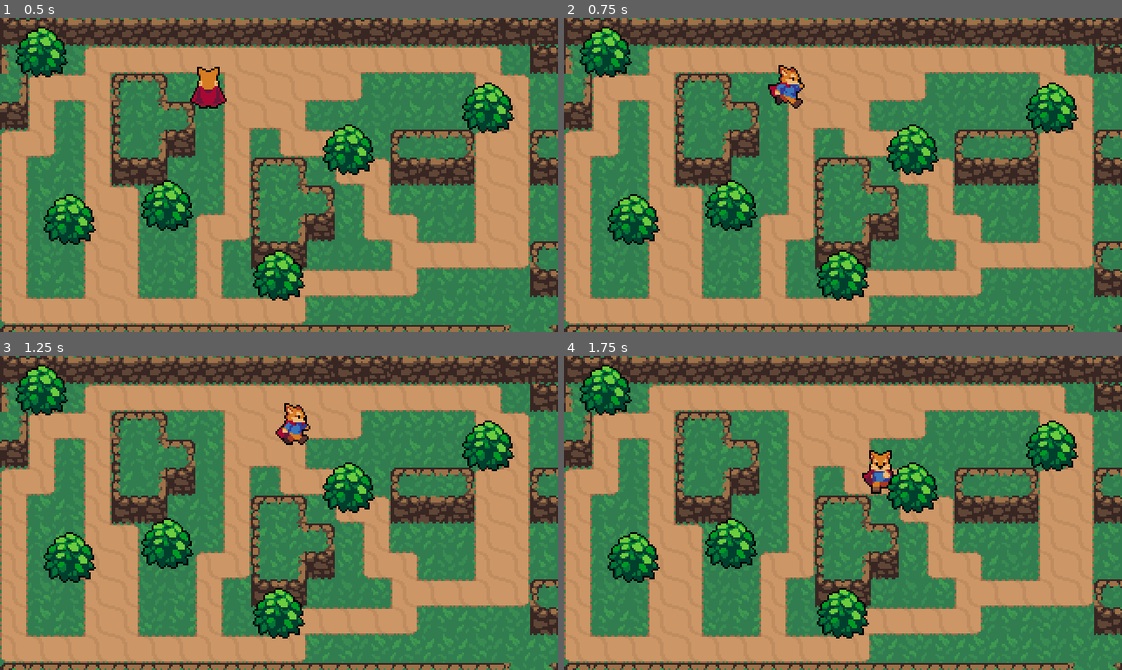
Above: before the commit, frames 1-4 (two rows, left to right).
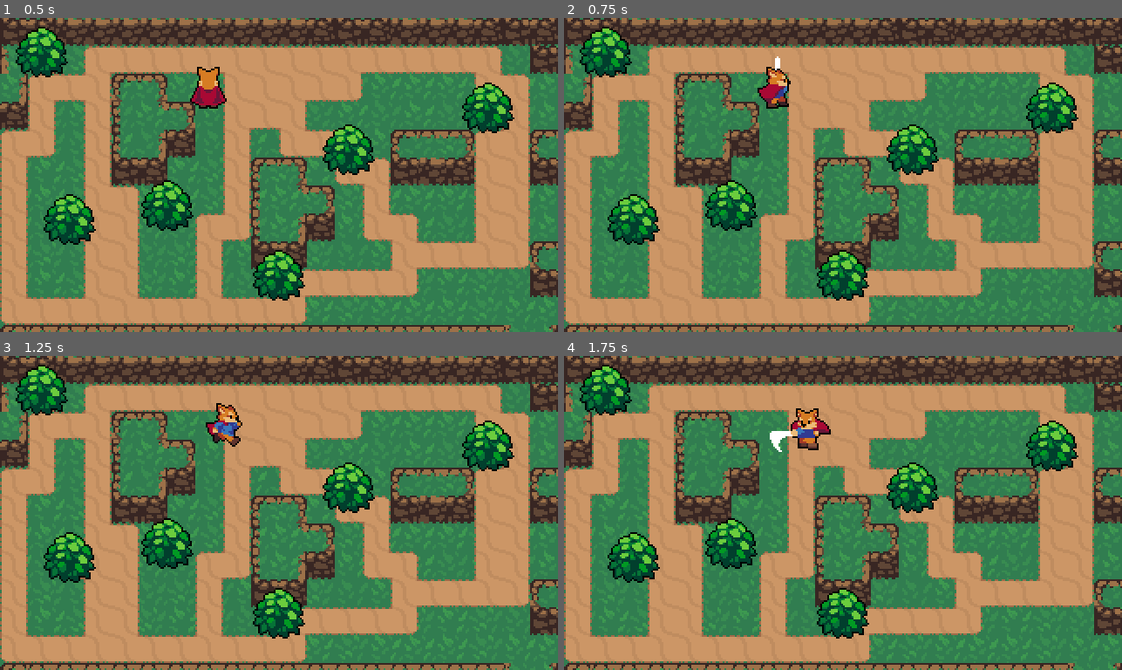
Above: after the commit, the same moments.

Repository: Racrux/my-first-rpg
Game: Godot game, scene res://World/world.tscn
Same seed, same stepped clock (60 frames per second), same inputs: the game is played once before the commit and once after it.
Inputs:
- Up to frame 1 (0.5 s): no input
- Up to frame 2 (0.75 s): tap Enter at 0.5 s; hold Right (ui_right) from 0.53 s (still down); tap Space (attack, bound only after the commit) at 0.6 s
- Up to frame 3 (1.25 s): keep holding Right (ui_right)
- Up to frame 4 (1.75 s): release Right (ui_right) at 1.28 s; hold Down (ui_down) from 1.28 s (still down); tap Space (attack, bound only after the commit) at 1.35 s

Frame 1 is identical in both runs. In frame 2, 0.8% of the frame differs, in the area x 34-44%, y 12-29%; in frame 3, 1.1%; in frame 4, 1.3%, in the area x 36-60%, y 16-44%.

Commit message:
Updated Code based on part 9
- added player attack animation
- created state machine to organize transitions
- implemented input_keymap for setting attack keys to "space" and "j"

Diff:
--- a/Player/player.gd
+++ b/Player/player.gd
@@ -4,6 +4,15 @@
 const ACCELERATION = 500
 const MAX_SPEED = 80
 const FRICTION = 500
+
+enum{
+	MOVE,
+	ROLL,
+	ATTACK
+}
+
+var state = MOVE
+
 
 # GODOTv4 uses @annotation
 # Reference: https://forum.godotengine.org/t/onready-unexpected-identifier/10532/2
@@ -12,7 +21,23 @@
 # getting access to root infomration for animationTree; can mainpulate proper animations
 @onready var animationState = animationTree.get("parameters/playback")
 
+
+func _ready():
+	animationTree.active = true
+
 func _physics_process(delta):
+	# works like switch statement
+	match state:
+		MOVE:
+			move_state(delta)
+
+		ROLL:
+			pass
+
+		ATTACK:
+			attack_state(delta)
+
+func move_state(delta):
 	var input_vector = Vector2.ZERO
 	input_vector.x = Input.get_action_strength("ui_right") - Input.get_action_strength("ui_left")
 	input_vector.y = Input.get_action_strength("ui_down") - Input.get_action_strength("ui_up")
@@ -23,6 +48,11 @@
 		# set blend position for idle/run
 		animationTree.set("parameters/Idle/blend_position", input_vector)
 		animationTree.set("parameters/Run/blend_position", input_vector)
+		# 2 reasons for not putting this line of code inside the attack_state(delta) function
+		#  - Input vector isnt inside attack state
+		#  - Don't want player to change direction during animation
+		animationTree.set("parameters/Attack/blend_position", input_vector)
+
 		animationState.travel("Run")
 		velocity = velocity.move_toward(input_vector * MAX_SPEED, ACCELERATION * delta)
 
@@ -33,3 +63,14 @@
 	# move_and_slide automatically applies delta
 	# Godot v4 also automatically uses velocity defined unlike Godot v3.2
 	move_and_slide()
+
+	if Input.is_action_just_pressed("attack"):
+		state = ATTACK
+
+func attack_state(delta):
+	# no velocity during motion
+	velocity = Vector2.ZERO
+	animationState.travel("Attack")
+
+func attack_animation_finished():
+	state = MOVE
--- a/Player/player.tscn
+++ b/Player/player.tscn
@@ -166,8 +166,134 @@
 "values": [7, 8, 9, 10, 11, 6]
 }
 
+[sub_resource type="Animation" id="Animation_upwyr"]
+resource_name = "Attack_down"
+step = 0.1
+tracks/0/type = "value"
+tracks/0/imported = false
+tracks/0/enabled = true
+tracks/0/path = NodePath("Sprite2D:frame")
+tracks/0/interp = 1
+tracks/0/loop_wrap = true
+tracks/0/keys = {
+"times": PackedFloat32Array(0, 0.1, 0.2, 0.3),
+"transitions": PackedFloat32Array(1, 1, 1, 1),
+"update": 1,
+"values": [36, 37, 38, 39]
+}
+tracks/1/type = "method"
+tracks/1/imported = false
+tracks/1/enabled = true
+tracks/1/path = NodePath(".")
+tracks/1/interp = 1
+tracks/1/loop_wrap = true
+tracks/1/keys = {
+"times": PackedFloat32Array(0.4),
+"transitions": PackedFloat32Array(1),
+"values": [{
+"args": [],
+"method": &"attack_animation_finished"
+}]
+}
+
+[sub_resource type="Animation" id="Animation_inb7l"]
+resource_name = "Attack_left"
+length = 0.4
+step = 0.1
+tracks/0/type = "value"
+tracks/0/imported = false
+tracks/0/enabled = true
+tracks/0/path = NodePath("Sprite2D:frame")
+tracks/0/interp = 1
+tracks/0/loop_wrap = true
+tracks/0/keys = {
+"times": PackedFloat32Array(0, 0.1, 0.2, 0.3),
+"transitions": PackedFloat32Array(1, 1, 1, 1),
+"update": 1,
+"values": [32, 33, 34, 35]
+}
+tracks/1/type = "method"
+tracks/1/imported = false
+tracks/1/enabled = true
+tracks/1/path = NodePath(".")
+tracks/1/interp = 1
+tracks/1/loop_wrap = true
+tracks/1/keys = {
+"times": PackedFloat32Array(0.4),
+"transitions": PackedFloat32Array(1),
+"values": [{
+"args": [],
+"method": &"attack_animation_finished"
+}]
+}
+
+[sub_resource type="Animation" id="Animation_8r7no"]
+resource_name = "Attack_right"
+length = 0.4
+step = 0.1
+tracks/0/type = "value"
+tracks/0/imported = false
+tracks/0/enabled = true
+tracks/0/path = NodePath("Sprite2D:frame")
+tracks/0/interp = 1
+tracks/0/loop_wrap = true
+tracks/0/keys = {
+"times": PackedFloat32Array(0, 0.1, 0.2, 0.3),
+"transitions": PackedFloat32Array(1, 1, 1, 1),
+"update": 1,
+"values": [24, 25, 26, 27]
+}
+tracks/1/type = "method"
+tracks/1/imported = false
+tracks/1/enabled = true
+tracks/1/path = NodePath(".")
+tracks/1/interp = 1
+tracks/1/loop_wrap = true
+tracks/1/keys = {
+"times": PackedFloat32Array(0.4),
+"transitions": PackedFloat32Array(1),
+"values": [{
+"args": [],
+"method": &"attack_animation_finished"
+}]
+}
+
+[sub_resource type="Animation" id="Animation_6c0ej"]
+resource_name = "Attack_up"
+step = 0.1
+tracks/0/type = "value"
+tracks/0/imported = false
+tracks/0/enabled = true
+tracks/0/path = NodePath("Sprite2D:frame")
+tracks/0/interp = 1
+tracks/0/loop_wrap = true
+tracks/0/keys = {
+"times": PackedFloat32Array(0, 0.1, 0.2, 0.3),
+"transitions": PackedFloat32Array(1, 1, 1, 1),
+"update": 1,
+"values": [28, 29, 30, 31]
+}
+tracks/1/type = "method"
+tracks/1/imported = false
+tracks/1/enabled = true
+tracks/1/path = NodePath(".")
+tracks/1/interp = 1
+tracks/1/loop_wrap = true
+tracks/1/keys = {
+"times": PackedFloat32Array(0.4),
+"transitions": PackedFloat32Array(1),
+"values": [{
+"args": [],
+"method": &"attack_animation_finished"
+}]
+}
+
 [sub_resource type="AnimationLibrary" id="AnimationLibrary_4udpt"]
 _data = {
+"Attack_down": SubResource("Animation_upwyr"),
+"Attack_left": SubResource("Animation_inb7l"),
+"Attack_right": SubResource("Animation_8r7no"),
+"Attack_up": SubResource("Animation_6c0ej"),
 "IdleDown": SubResource("Animation_48ivl"),
 "IdleLeft": SubResource("Animation_u5ng8"),
 "IdleRight": SubResource("Animation_0vbcp"),
@@ -178,6 +304,31 @@
 "RunRight": SubResource("Animation_utv53"),
 "RunUp": SubResource("Animation_ctv4i")
 }
+
+[sub_resource type="AnimationNodeAnimation" id="AnimationNodeAnimation_ggosc"]
+animation = &"Attack_left"
+
+[sub_resource type="AnimationNodeAnimation" id="AnimationNodeAnimation_3jxbi"]
+animation = &"Attack_right"
+
+[sub_resource type="AnimationNodeAnimation" id="AnimationNodeAnimation_m64nb"]
+animation = &"Attack_down"
+
+[sub_resource type="AnimationNodeAnimation" id="AnimationNodeAnimation_2q4kb"]
+animation = &"Attack_up"
+
+[sub_resource type="AnimationNodeBlendSpace2D" id="AnimationNodeBlendSpace2D_kaor2"]
+blend_point_0/node = SubResource("AnimationNodeAnimation_ggosc")
+blend_point_0/pos = Vector2(-1, 0)
+blend_point_1/node = SubResource("AnimationNodeAnimation_3jxbi")
+blend_point_1/pos = Vector2(1, 0)
+blend_point_2/node = SubResource("AnimationNodeAnimation_m64nb")
+blend_point_2/pos = Vector2(0, 1.1)
+blend_point_3/node = SubResource("AnimationNodeAnimation_2q4kb")
+blend_point_3/pos = Vector2(0, -1.1)
+min_space = Vector2(-1, -1.1)
+max_space = Vector2(1, 1.1)
+blend_mode = 1
 
 [sub_resource type="AnimationNodeAnimation" id="AnimationNodeAnimation_fsy4x"]
 animation = &"IdleLeft"
@@ -236,15 +387,21 @@
 [sub_resource type="AnimationNodeStateMachineTransition" id="AnimationNodeStateMachineTransition_86g74"]
 advance_mode = 2
 
+[sub_resource type="AnimationNodeStateMachineTransition" id="AnimationNodeStateMachineTransition_54u3o"]
+
+[sub_resource type="AnimationNodeStateMachineTransition" id="AnimationNodeStateMachineTransition_wkueh"]
+
 [sub_resource type="AnimationNodeStateMachine" id="AnimationNodeStateMachine_4x1h3"]
+states/Attack/node = SubResource("AnimationNodeBlendSpace2D_kaor2")
+states/Attack/position = Vector2(364, 215.336)
 states/End/position = Vector2(644, 101)
 states/Idle/node = SubResource("AnimationNodeBlendSpace2D_6busq")
 states/Idle/position = Vector2(364, 100)
 states/Run/node = SubResource("AnimationNodeBlendSpace2D_kifad")
 states/Run/position = Vector2(511, 98)
 states/Start/position = Vector2(364, 23)
-transitions = ["Idle", "Run", SubResource("AnimationNodeStat …(134 unchanged characters)… mationNodeStateMachineTransition_86g74")]
-graph_offset = Vector2(0, -36.6639)
+transitions = ["Idle", "Run", SubResource("AnimationNodeStat …(134 unchanged characters)… mationNodeStateMachineTransition_86g74"), "Idle", "Attack", SubResource("AnimationNodeStateMachineTransition_54u3o"), "Attack", "Idle", SubResource("AnimationNodeStateMachineTransition_wkueh")]
+graph_offset = Vector2(0, 17.6809)
 
 [node name="Player" type="CharacterBody2D"]
 script = ExtResource("1_30tlw")
@@ -266,7 +423,9 @@
 autoplay = "RunRight"
 
 [node name="AnimationTree" type="AnimationTree" parent="."]
+active = false
 tree_root = SubResource("AnimationNodeStateMachine_4x1h3")
 anim_player = NodePath("../AnimationPlayer")
+parameters/Attack/blend_position = Vector2(-0.40083, 0.0860083)
 parameters/Idle/blend_position = Vector2(0.337884, -0.506195)
 parameters/Run/blend_position = Vector2(0.00341296, 1.03186)
--- a/project.godot
+++ b/project.godot
@@ -48,6 +48,15 @@
 "svg/scale": 1.0
 }
 
+[input]
+
+attack={
+"deadzone": 0.5,
+"events": [Object(InputEventKey,"resource_local_to_scene":false,"resource_name":"","device":-1,"window_id":0,"alt_pressed":false,"shift_pressed":false,"ctrl_pressed":false,"meta_pressed":false,"pressed":false,"keycode":0,"physical_keycode":32,"key_label":0,"unicode":32,"location":0,"echo":false,"script":null)
+, Object(InputEventKey,"resource_local_to_scene":false,"resource_name":"","device":-1,"window_id":0,"alt_pressed":false,"shift_pressed":false,"ctrl_pressed":false,"meta_pressed":false,"pressed":false,"keycode":0,"physical_keycode":74,"key_label":0,"unicode":106,"location":0,"echo":false,"script":null)
+]
+}
+
 [rendering]
 
 textures/canvas_textures/default_texture_filter=0
Not shown: 1 places in Player/player.tscn that only renumber resources
